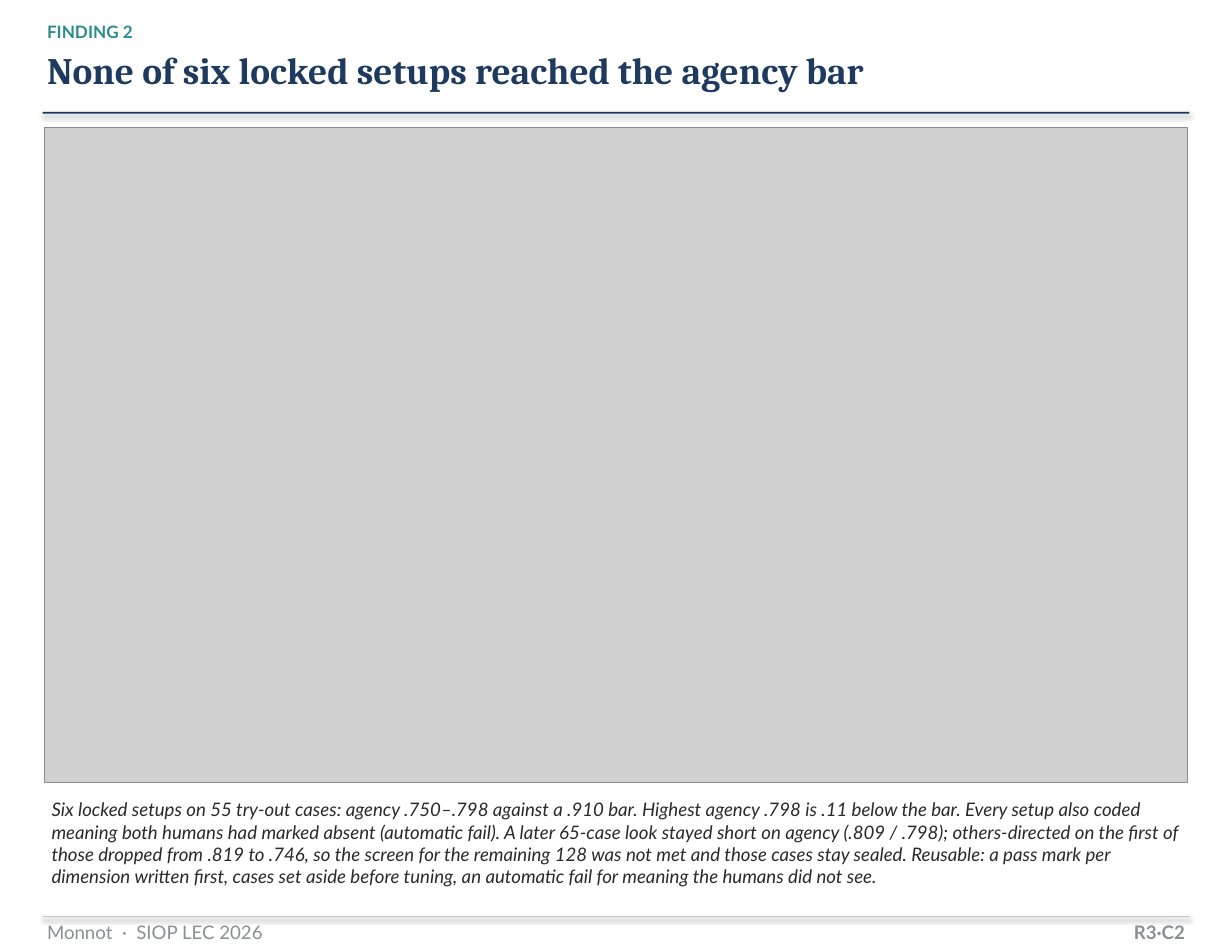
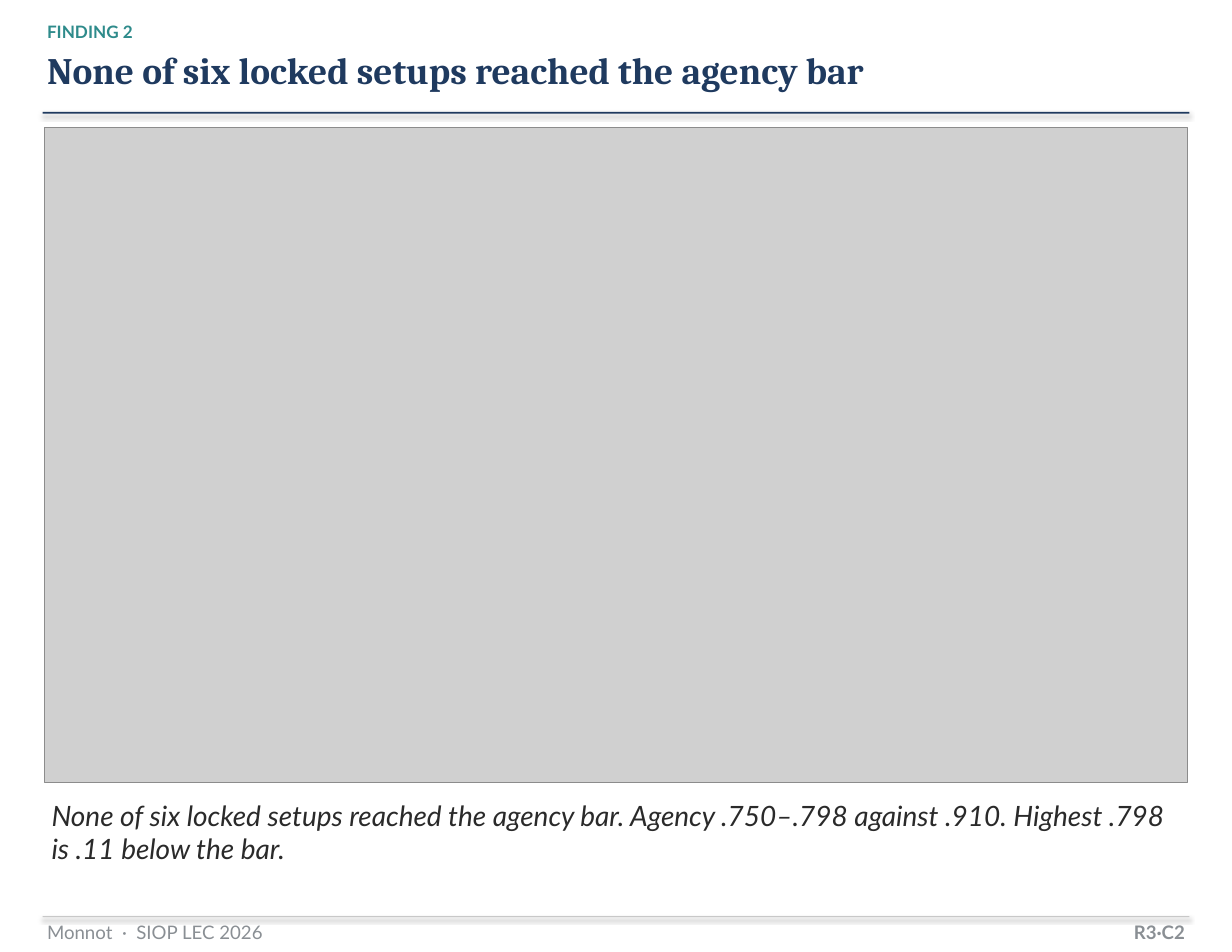
Before and after one commit to mjmonnot/mjmonnot.github.io, a slide deck: slide 10 of lec-2026/assets/Monnot_Poster_v5.pptx. Drawn at 1232x952 pixels with LibreOffice and Linux fonts; fonts in the diff are those of the drawing; grey boxes stand for pictures. Boxes give left, top, right and bottom in pixels: in the first picture for what was removed or moved away, otherwise in the second. Text is boxed around its words. In the diff, an @@ line names an element or a change of style, - is before the commit and + after.

```diff
--- a/lec-2026/assets/Monnot_Poster_v5.pptx
+++ b/lec-2026/assets/Monnot_Poster_v5.pptx
@@ text at box(52, 805, 1164, 859): text changed; size 12 to 18 pt @@
-Six locked setups on 55 try-out cases: agency .750–.798 against a .910 bar. Highest agency .798 is .11 below the bar. Every setup also coded meaning both humans had marked absent (automatic fail). A later 65-case look stayed short on agency (.809 / .798); others-directed on the first of those dropped from .819 to .746, so the screen for the remaining 128 was not met and those cases stay sealed. Reusable: a pass mark per dimension written first, cases set aside before tuning, an automatic fail for meaning the humans did not see.
+None of six locked setups reached the agency bar. Agency .750–.798 against .910. Highest .798 is .11 below the bar.
```
Also in this commit, not shown: 4 other slides changed, 8 other files.
